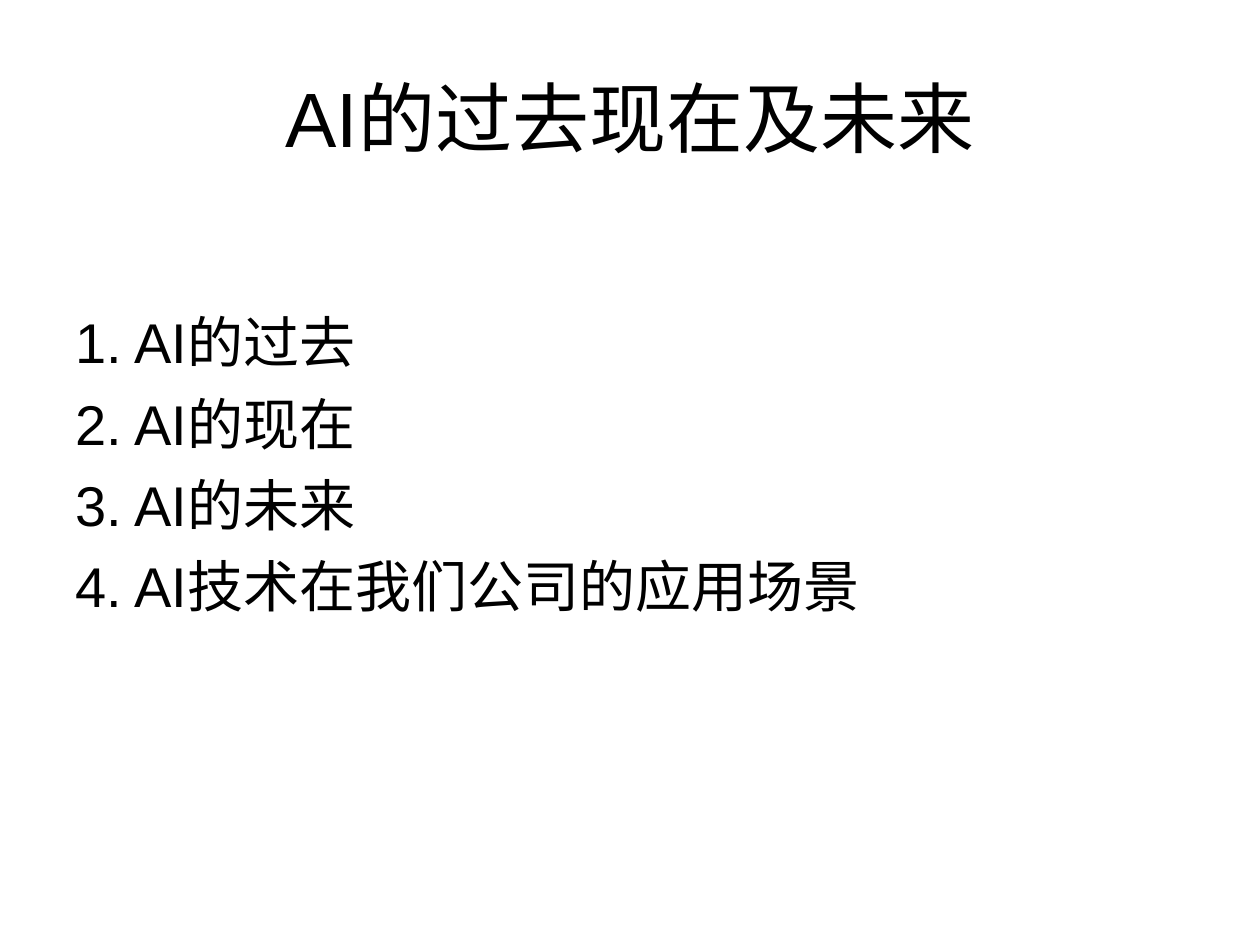
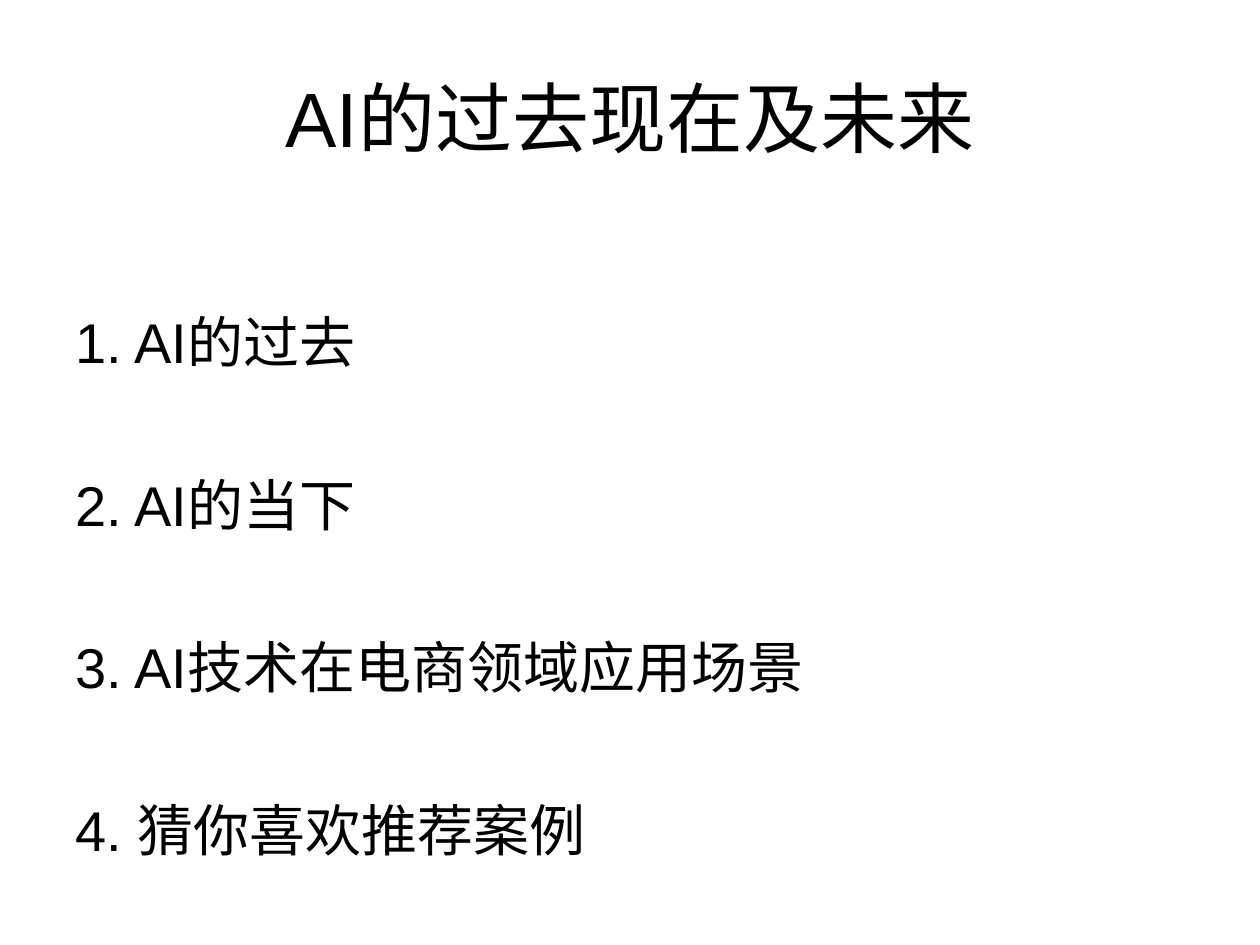
Before and after one commit to zhijie-ai/RL, a slide deck: slide 1 of rl-rec-practice/topk/code/AI的过去现在及未来.ppt. Drawn at 1260x945 pixels with LibreOffice and Linux fonts; fonts in the diff are those of the drawing. Boxes give left, top, right and bottom in pixels: in the first picture for what was removed or moved away, otherwise in the second. Text is boxed around its words. In the diff, an @@ line names an element or a change of style, - is before the commit and + after.

```diff
--- a/rl-rec-practice/topk/code/AI的过去现在及未来.ppt
+++ b/rl-rec-practice/topk/code/AI的过去现在及未来.ppt
@@ text at (75,482,803,856): text changed @@
-2. AI的现在
-3. AI的未来
-4. AI技术在我们公司的应用场景
+2. AI的当下
+3. AI技术在电商领域应用场景
+4. 猜你喜欢推荐案例
```
Also in this commit, not shown: 7 other slides changed, 19 slides added, 1 slide removed, 8 other files.
